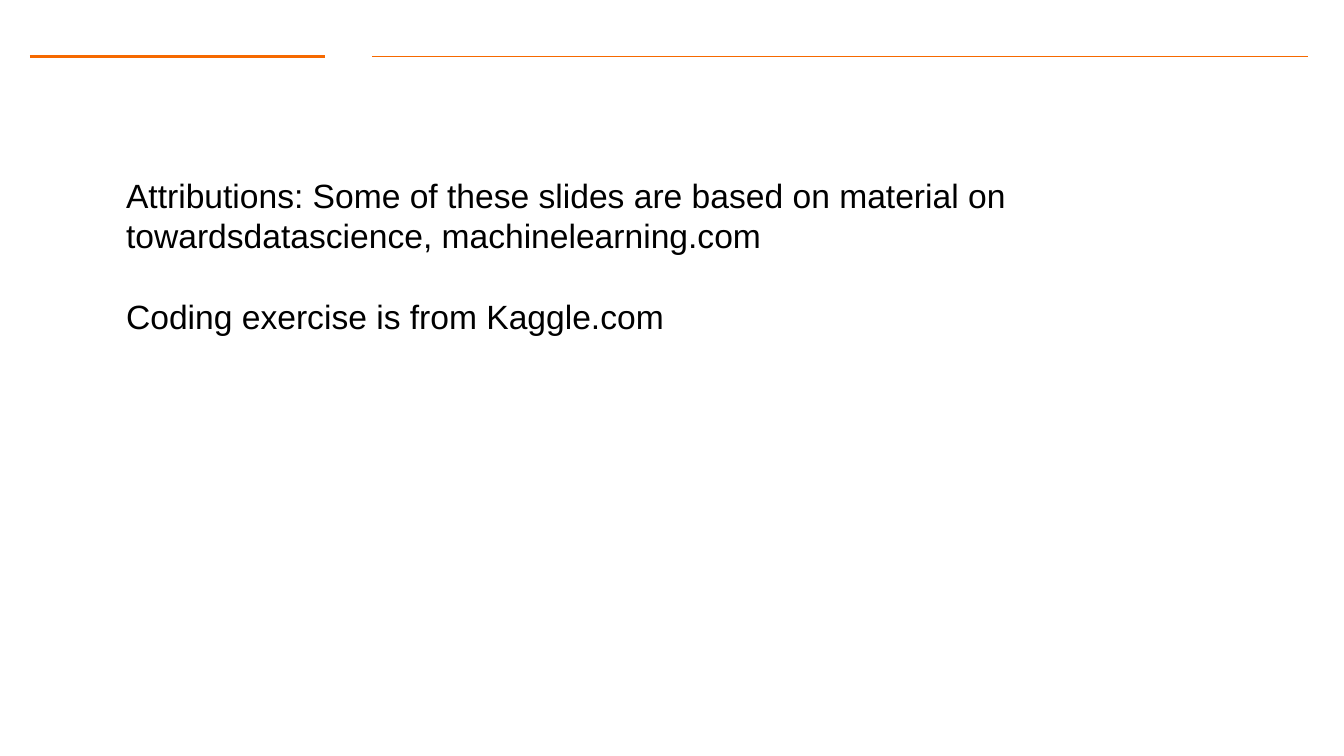
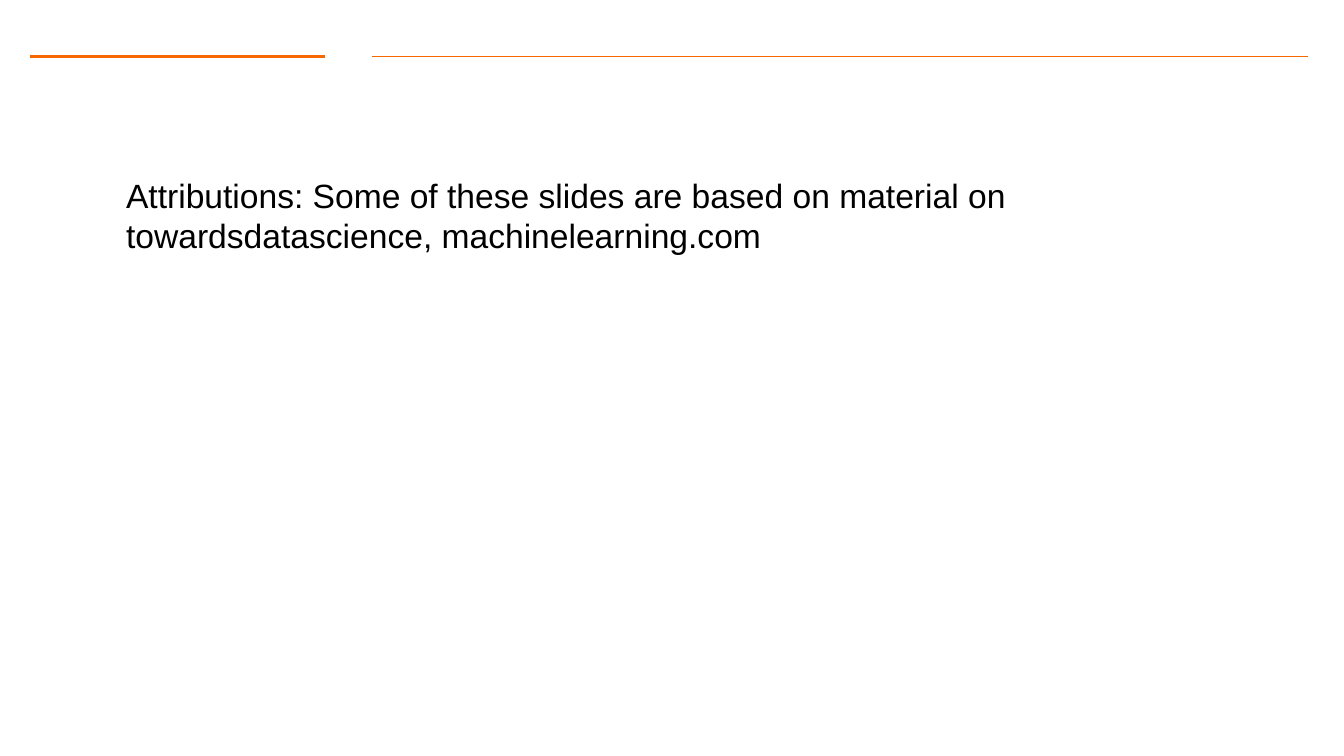
Before and after one commit to gk5951/RIT-DSCI-633-FDS, a slide deck: slide 51 of Syllabus/Lecture09/Lec09.pptx (slide 55 before the commit). Drawn at 1344x756 pixels with LibreOffice and Linux fonts; fonts in the diff are those of the drawing; background and template pictures are left out. Boxes give left, top, right and bottom in pixels: in the first picture for what was removed or moved away, otherwise in the second. Text is boxed around its words. In the diff, an @@ line names an element or a change of style, - is before the commit and + after.

```diff
--- a/Syllabus/Lecture09/Lec09.pptx
+++ b/Syllabus/Lecture09/Lec09.pptx
@@ text at (x1=126, y1=304, x2=663, y2=336): paragraph removed @@
-  Coding exercise is from Kaggle.com
```
Also in this commit, not shown: 4 other slides changed, 5 slides removed, 3 other files.
